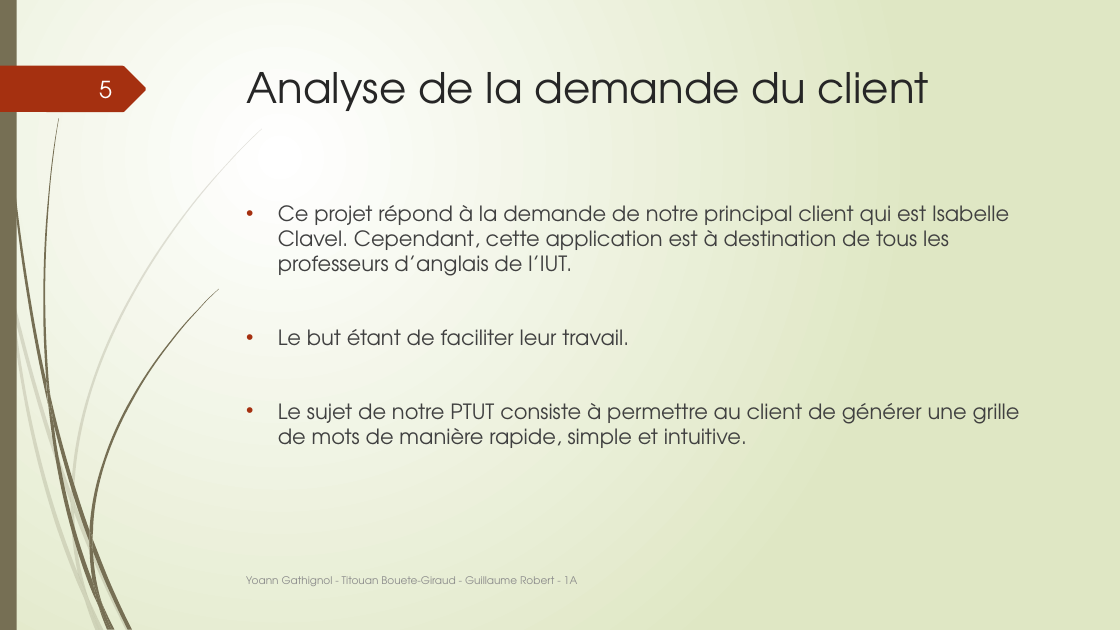
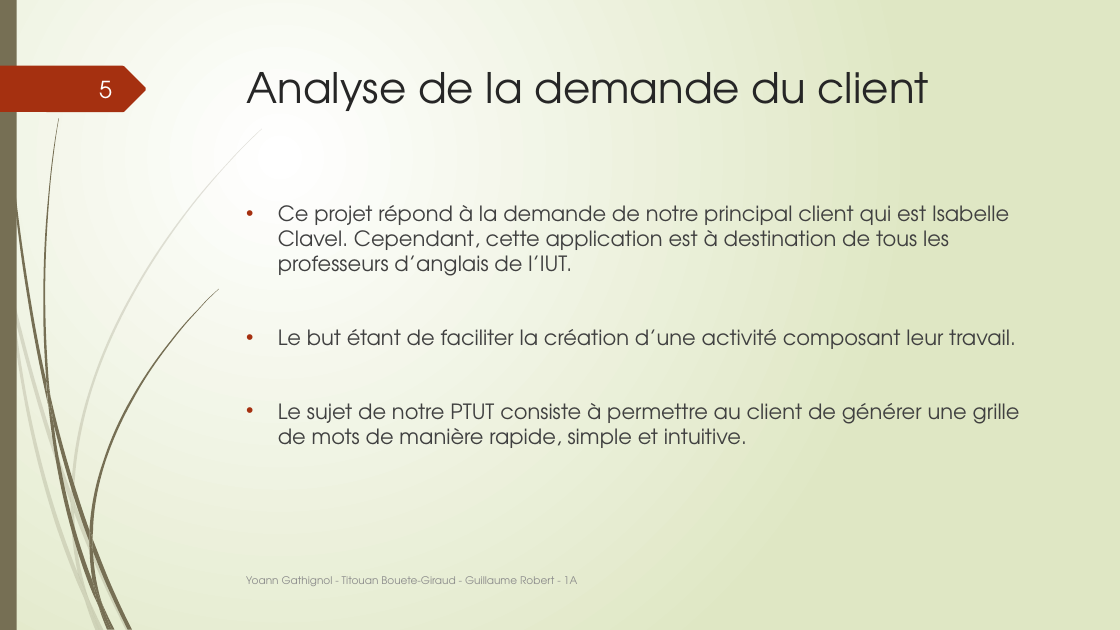
Before and after one commit to Guyoms/PTUT2016, a slide deck: slide 5 of SOUTENANCE/I HEAR I SAY.pptx. Drawn at 1120x630 pixels with LibreOffice and Linux fonts; fonts in the diff are those of the drawing. Boxes give left, top, right and bottom in pixels: in the first picture for what was removed or moved away, otherwise in the second. Text is boxed around its words. In the diff, an @@ line names an element or a change of style, - is before the commit and + after.

```diff
--- a/SOUTENANCE/I HEAR I SAY.pptx
+++ b/SOUTENANCE/I HEAR I SAY.pptx
@@ text at (x1=278, y1=329, x2=1016, y2=349): text changed @@
-• Le but étant de faciliter leur travail.
+• Le but étant de faciliter la création d’une activité composant leur travail.
```
Also in this commit, not shown: 2 other slides changed.
